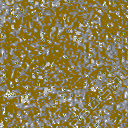
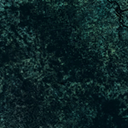
Comparing the layer stacks of the two 128x128 images. Changes:
added layer "Layer 2" above "Gradient Map 1" over [0, 0, 128, 128]
